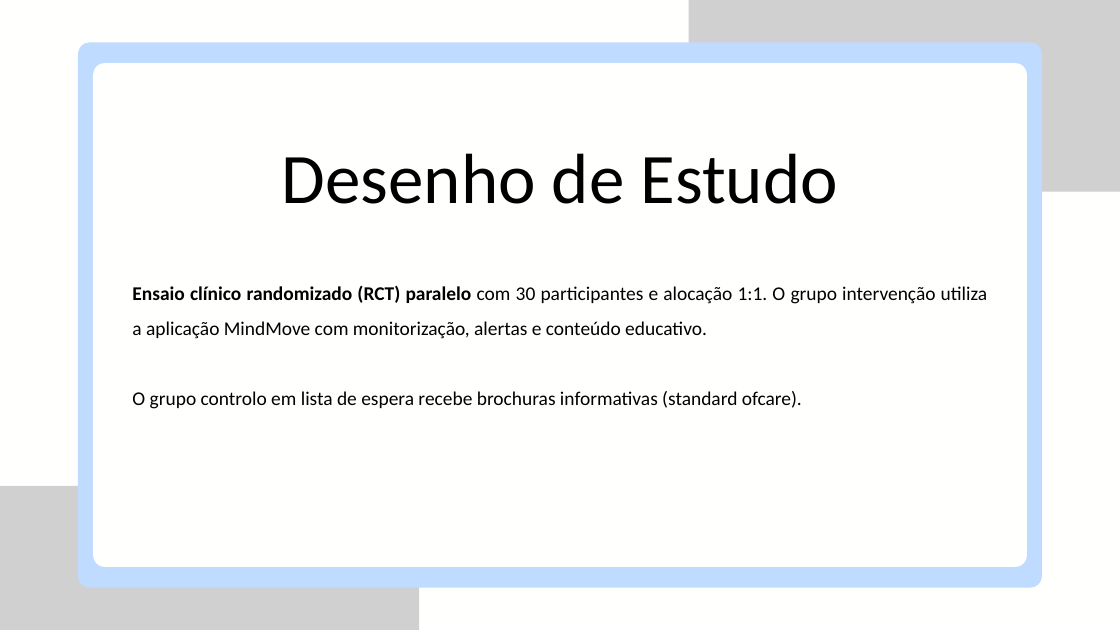
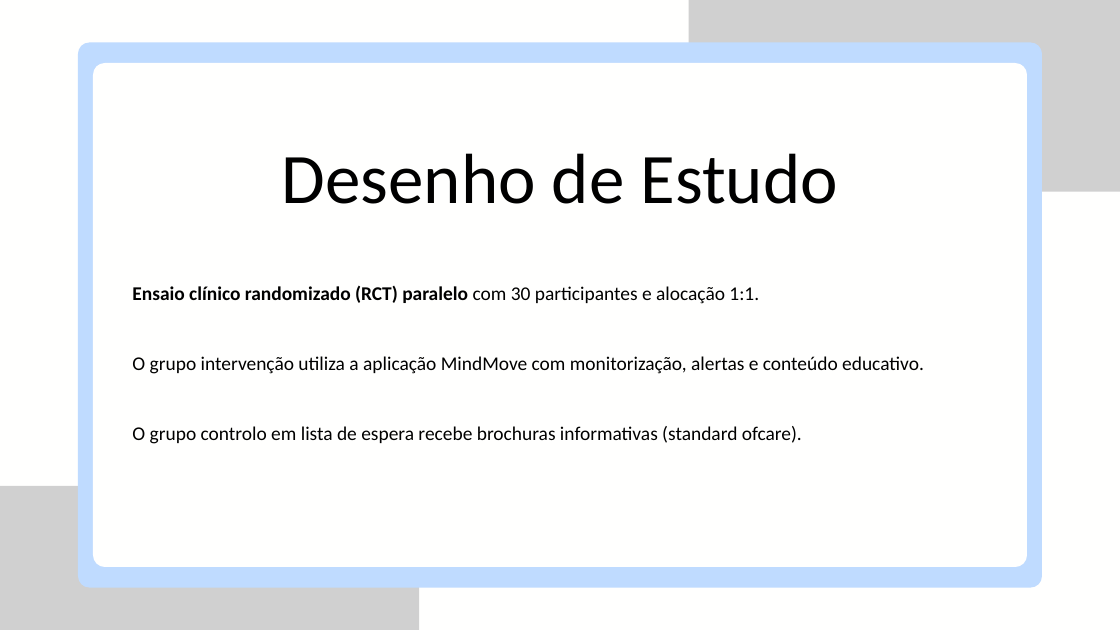
Before and after one commit to sofiawxys/Projeto_FerramentasProdutividade_G_2_E3, a slide deck: slide 4 of MindMove.pptx. Drawn at 1120x630 pixels with LibreOffice and Linux fonts; fonts in the diff are those of the drawing; grey boxes stand for pictures. Boxes give left, top, right and bottom in pixels: in the first picture for what was removed or moved away, otherwise in the second. Text is boxed around its words. In the diff, an @@ line names an element or a change of style, - is before the commit and + after.

```diff
--- a/MindMove.pptx
+++ b/MindMove.pptx
@@ text at [132,286,924,374]: text changed @@
-Ensaio clínico randomizado (RCT) paralelo com 30 participantes e alocação 1:1. O grupo intervenção utiliza a aplicação MindMove com monitorização, alertas e conteúdo educativo.
+Ensaio clínico randomizado (RCT) paralelo com 30 participantes e alocação 1:1.
+O grupo intervenção utiliza a aplicação MindMove com monitorização, alertas e conteúdo educativo.
```
